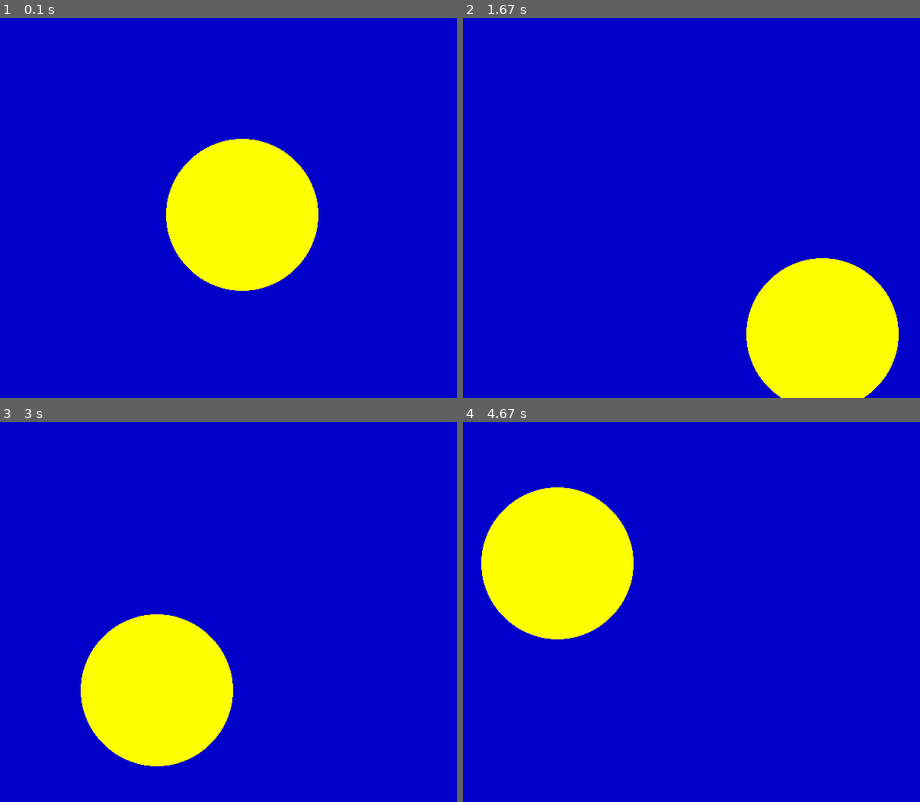
Above: before the commit, frames 1-4 (two rows, left to right).
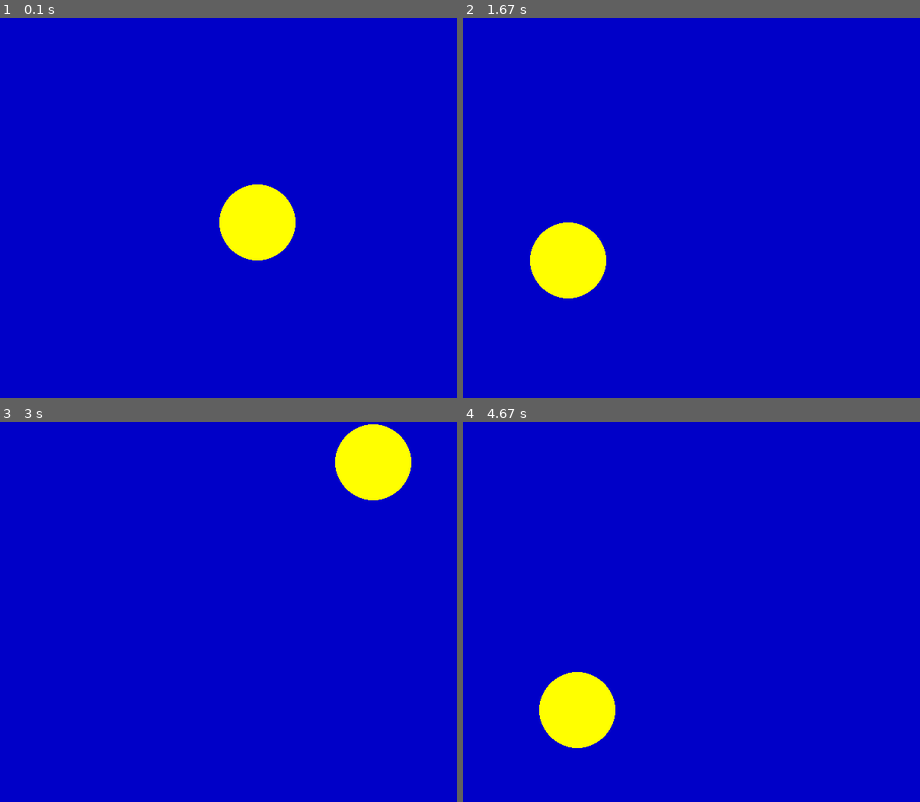
Above: after the commit, the same moments.

Repository: fyved24/mu_pygame
Game: pygame game, started from pie/draw_circle.py
Same seed, same stepped clock (60 frames per second), same inputs: the game is played once before the commit and once after it.
Inputs:
- Up to frame 1 (0.1 s): no input
- Up to frame 2 (1.67 s): no input
- Up to frame 3 (3 s): no input
- Up to frame 4 (4.67 s): no input

The runs differ from the first frame. In frame 1, 7.8% of the frame differs, in the area x 36-70%, y 31-72%; in frame 2, 13%; in frame 3, 13%, in the area x 17-90%, y 0-91%; in frame 4, 13%.

Commit message:
添加了keyboard的Demo

Diff:
--- /dev/null
+++ b/Bomb_Catcher/Keyboard_Demo.py
@@ -0,0 +1,73 @@
+#!/usr/bin/env python
+# -*- coding: utf-8 -*-
+# @File  : Keyboard_Demo.py
+# @Date  : 2018/12/25
+
+
+import sys
+import random
+import time
+import pygame
+from pygame.locals import *
+
+
+def print_text(screen, font, x, y, text, color=(155, 255, 255)):
+    imgText = font.render(text, True, color)
+    screen.blit(imgText, (x, y))
+
+
+# main program begins
+pygame.init()
+screen = pygame.display.set_mode((600, 500))
+pygame.display.set_caption("Keyboard Demo")
+font1 = pygame.font.Font(None, 24)
+font2 = pygame.font.Font(None, 50)
+white = 255, 255, 255
+yellow = 255, 255, 0
+key_flag = False
+correct_answer = 97
+seconds = 11
+score = 0
+clock_start = 0
+game_over = True
+
+# loop
+
+while True:
+    for event in pygame.event.get():
+        if event.type == QUIT:
+            sys.exit()
+        elif event.type == KEYDOWN:
+            key_flag = True
+        elif event.type == KEYUP:
+            key_flag = False
+    keys = pygame.key.get_pressed()
+    if keys[K_ESCAPE]:
+        sys.exit()
+    if keys[K_RETURN]:
+        if game_over:
+            game_over = False
+            score = 0
+            seconds = 11
+            clock_start = time.clock()
+    current = time.clock() - clock_start
+    speed = score * 6
+    if seconds - current < 0:
+        game_over = True
+    elif current <= 10:
+        if keys[correct_answer]:
+            correct_answer = random.randint(97, 122)
+            score += 1
+    # clear screen
+    screen.fill((0, 100, 0))
+    print_text(screen, font1, 0, 0, "Let`s see how fast you can type!")
+    print_text(screen, font2, 0, 20, "Try to keep up for 10 seconds...")
+    if key_flag:
+        print_text(screen, font1, 500, 0, "<key>")
+    if not game_over:
+        print_text(screen, font1, 0, 80, "Time :" + str(int(seconds - current)))
+        print_text(screen, font1, 0, 100, "Speed: " + str(speed) + "letters/min")
+    if game_over:
+        print_text(screen, font1, 0, 160, "Press Enter to start...")
+    print_text(screen, font2, 0, 240, chr(correct_answer - 32), yellow)
+    pygame.display.update()
--- /dev/null
+++ b/Bomb_Catcher/Mouse_Demo.py
@@ -0,0 +1,4 @@
+#!/usr/bin/env python
+# -*- coding: utf-8 -*-
+# @File  : Mouse_Demo.py
+# @Date  : 2018/12/25
--- a/draw_circle.py
+++ b/pie/draw_circle.py
@@ -23,17 +23,18 @@
     screen.fill((0, 0, 200))
 
     # move
+    radius = 50
+    width = 0
     pos_x += vel_x
     pos_y += vel_y
     # keep the circle on the screen
-    if pos_x > 550 or pos_x < 0:
+    if pos_x > 600 - radius or pos_x < radius:
         vel_x = -vel_x
-    if pos_y > 450 or pos_y < 0:
+    if pos_y > 500 - radius or pos_y < radius:
         vel_y = -vel_y
-    time.sleep(0.01)
+    time.sleep(0.005)
     # draw circle
     color = 255, 255, 0
-    radius = 100
-    width = 0
+
     pygame.draw.circle(screen, color, (pos_x, pos_y), radius, width)
     pygame.display.update()
--- /dev/null
+++ b/pie/draw_rect.py
@@ -0,0 +1,41 @@
+#!/usr/bin/env python
+# -*- coding: utf-8 -*-
+# @File  : draw_rect.py
+# @Date  : 2018/12/25
+
+import sys
+import time
+import pygame
+from pygame.locals import *
+
+pygame.init()
+screen = pygame.display.set_mode((600, 500))
+pygame.display.set_caption("Drawing Rectangle")
+pos_x = 300
+pos_y = 250
+vel_x = 2
+vel_y = 1
+
+while True:
+    for event in pygame.event.get():
+        if event.type in (QUIT, KEYDOWN):
+            sys.exit()
+    screen.fill((0, 0, 200))
+
+    # move Rectangle
+
+    pos_x += vel_x
+    pos_y += vel_y
+    # keep the rectangle in screen
+    if pos_x > 500 or pos_x < 0:
+        vel_x = - vel_x
+    if pos_y > 400 or pos_y < 0:
+        vel_y = - vel_y
+    time.sleep(0.005)
+    # draw the rectangle
+    color = 255, 255, 0
+    width = 0     # solid fill
+    pos = pos_x, pos_y, 100, 100
+    # 参数列表 表面, 颜色, 位置( x, y, 宽, 高), 边的粗细
+    pygame.draw.rect(screen, color, pos, width)
+    pygame.display.update()
Renamed: draw_arc.py -> pie/draw_arc.py
Renamed: draw_line.py -> pie/draw_line.py
Renamed: pie_game.py -> pie/pie_game.py
Renamed: Trivia.py -> trivia/Trivia.py
